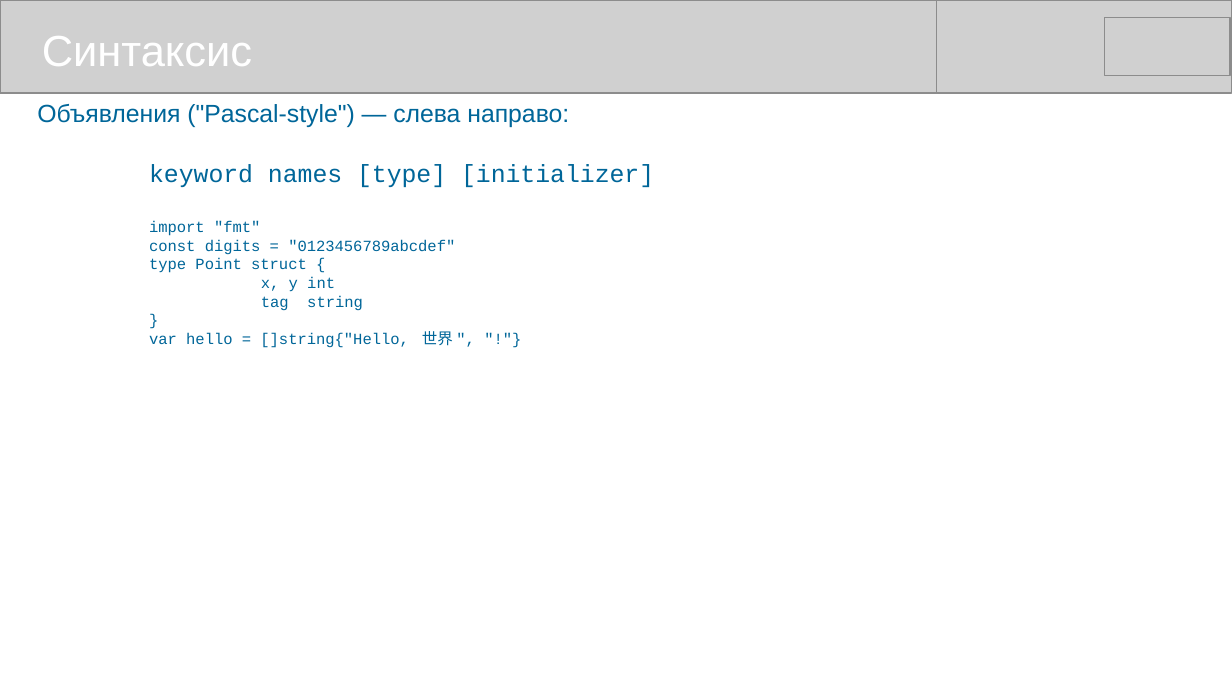
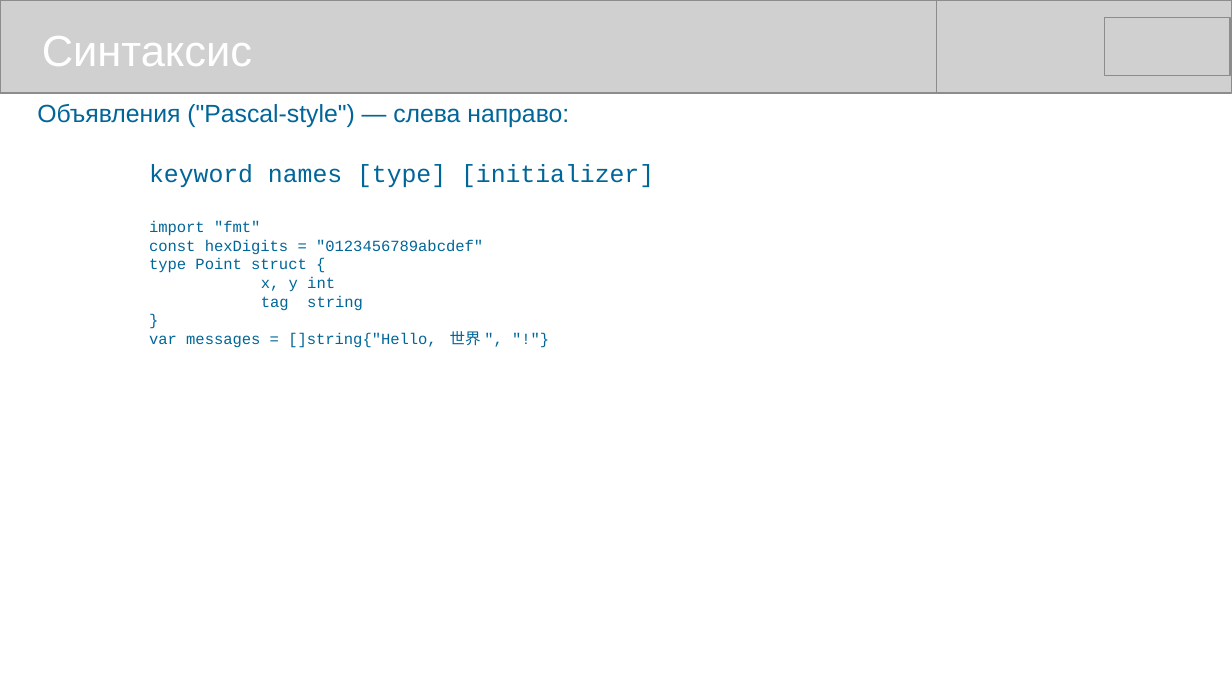
Before and after one commit to mike-shock/Go_language, a slide deck: slide 13 of Go_Review.odp. Drawn at 1232x693 pixels with LibreOffice and Linux fonts; fonts in the diff are those of the drawing; grey boxes stand for pictures. Boxes give left, top, right and bottom in pixels: in the first picture for what was removed or moved away, otherwise in the second. Text is boxed around its words. In the diff, an @@ line names an element or a change of style, - is before the commit and + after.

```diff
--- a/Go_Review.odp
+++ b/Go_Review.odp
@@ text at <box>149,239,483,255</box>: text changed @@
-const digits = "0123456789abcdef"
+const hexDigits = "0123456789abcdef"
@@ text at <box>149,331,481,348</box>: text changed @@
-var hello = []string{"Hello, 世界", "!"}
+var messages = []string{"Hello, 世界", "!"}
```
Also in this commit, not shown: 3 other slides changed.
